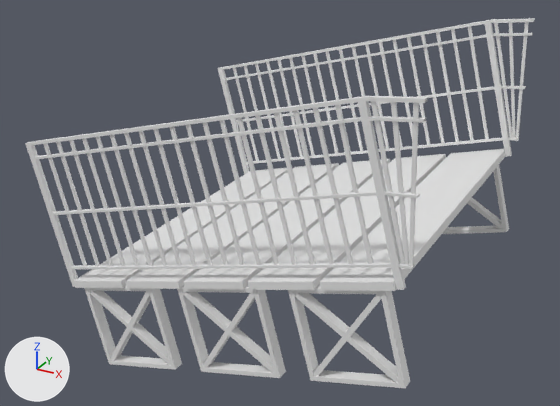
Renders of the OBJ model Assets/Visual/3D/Bridges/Bridge_Down_2/Ponte_Chao_Descida_Topo.obj from each side of a commit.
Rendered twice from a camera (50 mm lens) standing at (3.13, -6.14, 3.14) and looking at (-0.2, -0.09, 0.11). The lights are fixed; the arrows at lower left show +X, +Y and +Z. Where no turn or scale is listed for an object, it has been applied to the vertices.

The scene before the commit, as lines of its bpy script (objects in view):
```python
me_chão_descendo_topo = bpy.data.meshes.new('Chão_Descendo_Topo')
me_chão_descendo_topo.from_pydata(...)  # 772 vertices, 587 faces; spans x -1.94..1.67, y -1.59..1.59, z -1.2..1.78
# before: 16 (1.54, 1.59, 0.38), 17 (1.52, 1.59, 0.44), 18 (1.54, -1.59, 0.38) at pixel (394, 291), 19 (1.52, -1.59, 0.44) at pixel (392, 282), 341 (1.6, -1.52, 0.39) at pixel (405, 287)
# before: 343 (1.6, -1.56, 0.39) at pixel (403, 289), 347 (1.54, -1.52, 0.38), 348 (1.54, -1.56, 0.38) at pixel (396, 289), 529 (1.6, 1.52, 0.39) at pixel (510, 156), 531 (1.6, 1.56, 0.39) at pixel (511, 154)
# before: 535 (1.54, 1.52, 0.38) at pixel (505, 156), 536 (1.54, 1.56, 0.38) at pixel (506, 155)
ob_chão_descendo_topo = bpy.data.objects.new('Chão_Descendo_Topo', me_chão_descendo_topo)
ob_chão_descendo_topo.location = (0.0, 0.0, 0.0)
```
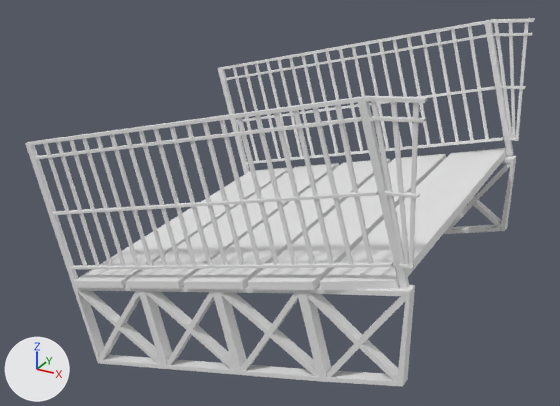
The change, as a diff of the scene's bpy script:
```diff
--- a/Assets/Visual/3D/Bridges/Bridge_Down_2/Ponte_Chao_Descida_Topo.obj.py
+++ b/Assets/Visual/3D/Bridges/Bridge_Down_2/Ponte_Chao_Descida_Topo.obj.py
@@ me_chão_descendo_topo @@
 # used by ob_chão_descendo_topo; location = (0.0, 0.0, 0.0)
 # verts and faces of me_chão_descendo_topo; kept vertices keep their numbers, new ones are numbered from 772
-me_chão_descendo_topo.from_pydata(...)  # 772 vertices, 587 faces; spans x -1.94..1.67, y -1.59..1.59, z -1.2..1.78
+me_chão_descendo_topo.from_pydata(...)  # 842 vertices, 663 faces; spans x -1.94..1.65, y -1.59..1.65, z -1.24..1.78
+# me_chão_descendo_topo part 1: the loose piece of 24 vertices spanning x -0.36..0.58, y -1.56..-1.47, z -0.89..0.05 is moved by (0.39, 0.0, 0.1)
+# me_chão_descendo_topo part 2: the loose piece of 24 vertices spanning x -1.42..-0.47, y -1.56..-1.47, z -1.18..-0.24 is moved by (0.66, 0.0, 0.18)
+# me_chão_descendo_topo part 3: the loose piece of 24 vertices spanning x 0.7..1.64, y -1.56..-1.47, z -0.61..0.33 is scaled about its middle by (1.03, 1, 1), then moved by (-2.25, 0.0, -0.6)
+# me_chão_descendo_topo part 4: the loose piece of 24 vertices spanning x 0.7..1.64, y 1.47..1.56, z -0.61..0.33 is scaled about its middle by (1.03, 1, 1), then moved by (-2.25, 0.0, -0.6)
+# me_chão_descendo_topo part 5: the loose piece of 16 vertices spanning x 0.68..1.67, y 1.46..1.56, z -0.63..0.36 is rebuilt with 24 vertices and now spans x 0.81..1.64, y 1.47..1.56, z -0.58..0.37
+# me_chão_descendo_topo part 6: the loose piece of 16 vertices spanning x 0.68..1.67, y -1.56..-1.46, z -0.63..0.36 is rebuilt with 24 vertices and now spans x 0.81..1.64, y -1.56..-1.47, z -0.58..0.37
+# me_chão_descendo_topo part 7: the loose piece of 16 vertices spanning x -0.38..0.61, y 1.46..1.56, z -0.92..0.07 is rebuilt with 44 vertices and now spans x -0.78..1.64, y 1.46..1.56, z -1.02..0.39
+# me_chão_descendo_topo part 8: a new loose piece of 58 vertices spanning x -1.58..1.64, y -1.56..-1.46, z -1.24..0.39
+# me_chão_descendo_topo part 9
+for i in [16, 18, 341, 343, 347, 348, 529, 531, 535, 536]: verts[i] += (0.0, 0.06, -0.01)
+verts[17] = (1.53, 1.65, 0.43)  # moved
+verts[19] = (1.53, -1.53, 0.43)  # moved, pixel (396, 280)
+# me_chão_descendo_topo part 10
+# 32 vertices are removed from x -1.44..0.61, y -1.56..-1.46, z -1.2..0.07
+# 32 faces are deleted
```

Changed parts and their boxes [x1, y1, x2, y2] in the pictures (560 x 406 px; the box of a moved part takes in the faces that stretch with it):
'Chão_Descendo_Topo', reshaped
    before: [25, 18, 535, 388]
    after: [25, 18, 535, 386]
part 1 of me_chão_descendo_topo, moved or reshaped
    before: [182, 292, 275, 373]
    after: [221, 292, 318, 377]
part 2 of me_chão_descendo_topo, moved or reshaped
    before: [89, 291, 171, 365]
    after: [146, 291, 234, 370]
part 3 of me_chão_descendo_topo, moved or reshaped
    before: [294, 293, 399, 383]
    after: [78, 290, 160, 364]
part 4 of me_chão_descendo_topo, moved or reshaped (not visible afterwards)
    before: [467, 198, 503, 229]
part 5 of me_chão_descendo_topo, rebuilt
    before: [442, 165, 509, 234]
    after: [447, 163, 511, 230]
part 6 of me_chão_descendo_topo, rebuilt
    before: [288, 285, 410, 388]
    after: [307, 293, 406, 381]
part 7 of me_chão_descendo_topo, rebuilt (not visible before)
    after: [443, 156, 516, 234]
part 8 of me_chão_descendo_topo, added
    after: [73, 285, 415, 386]
part 9 of me_chão_descendo_topo, moved or reshaped
    before: [320, 21, 512, 291]
    after: [320, 21, 513, 290]
part 10 of me_chão_descendo_topo, deleted
    before: [84, 285, 286, 378]
